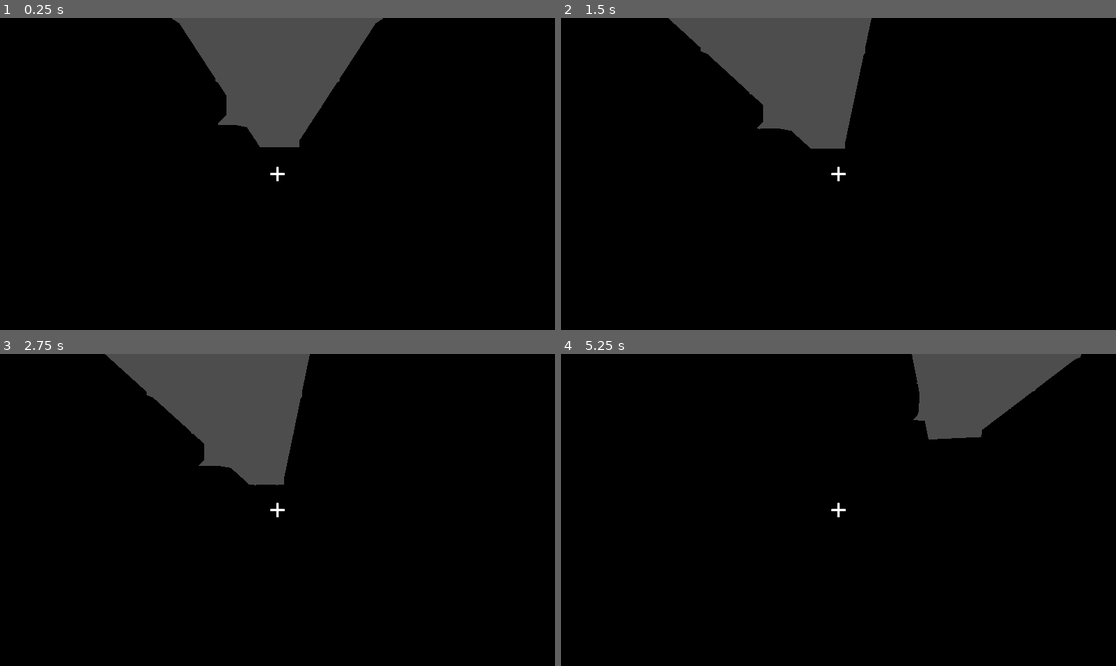
Above: before the commit, frames 1-4 (two rows, left to right).
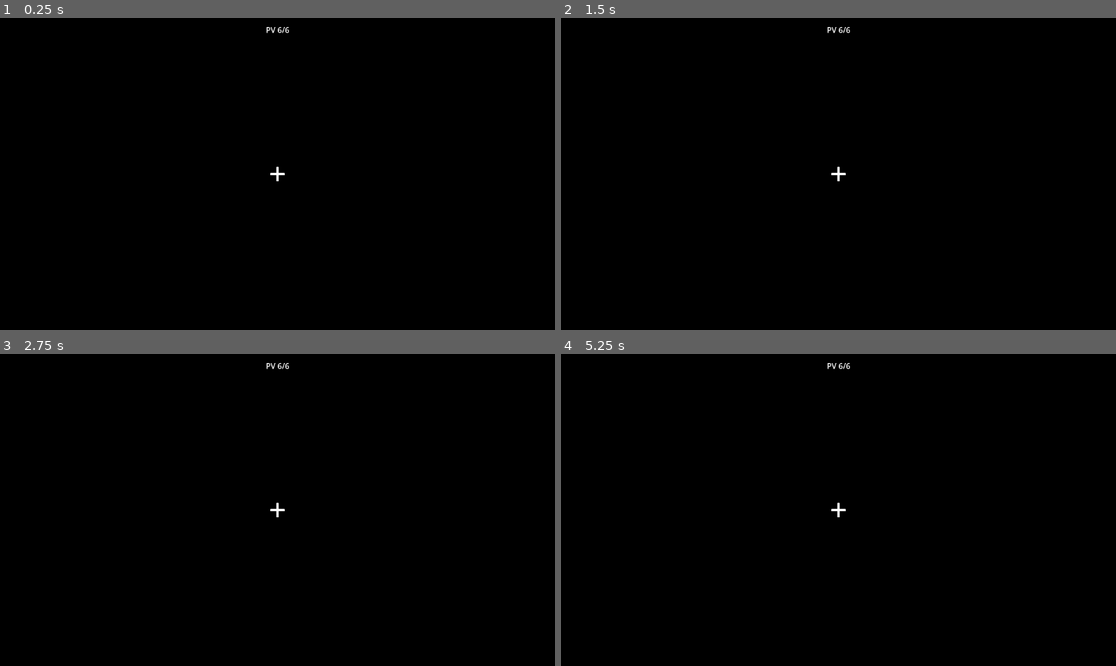
Above: after the commit, the same moments.

Repository: shionn/DungeonsOfWhisperia
Game: Godot game, scene res://World.tscn
Same seed, same stepped clock (60 frames per second), same inputs: the game is played once before the commit and once after it.
Inputs (mouse positions are in pixels of both pictures, inside the frame that each line leads up to):
- Up to frame 1 (0.25 s): no input
- Up to frame 2 (1.5 s): tap Enter at 0.5 s; move the mouse to (866, 174) at 0.52 s; hold D (move_right) 0.53-1.28 s; click (866, 174) at 0.6 s; tap Space at 1.25 s; move the mouse to (810, 174) at 1.27 s; hold S (move_back) from 1.28 s (still down); click (810, 174) at 1.35 s
- Up to frame 3 (2.75 s): move the mouse to (288, 503) at 2.02 s; release S (move_back) at 2.03 s; hold D (move_right) from 2.03 s (still down); tap W (move_front) at 2.1 s; click (288, 503) at 2.3 s
- Up to frame 4 (5.25 s): move the mouse to (832, 516) at 2.77 s; click (832, 516) at 2.85 s; move the mouse to (877, 513) at 3.52 s; release D (move_right) at 3.53 s; hold A (move_left) 3.53-5.03 s; click (877, 513) at 3.6 s; move the mouse to (794, 506) at 4.27 s; tap W (move_front) at 4.35 s; click (794, 506) at 4.55 s; move the mouse to (844, 510) at 5.02 s; hold S (move_back) from 5.03 s (still down); click (844, 510) at 5.1 s

The runs differ from the first frame. In frame 1, 9.1% of the frame differs, in the area x 31-69%, y 0-42%; in frame 2, 9.1%; in frame 3, 9.2%, in the area x 18-56%, y 0-43%; in frame 4, 5.3%.

Commit message:
Plein de petit truc

Diff:
--- a/Dungeon0.tscn
+++ b/Dungeon0.tscn
@@ -1,6 +1,5 @@
 [gd_scene format=3 uid="uid://biry1imi3i5lg"]
 
-[ext_resource type="PackedScene" uid="uid://ddvg2rw2bunm2" path="res://Player.tscn" id="1_3uggc"]
 [ext_resource type="PackedScene" uid="uid://bwsb5rrn4rx5v" path="res://assets/kaykit/dungeon/floor/large/floor_tile_large.gltf.glb" id="1_acsvp"]
 [ext_resource type="PackedScene" uid="uid://ckdwjb642168f" path="res://assets/kaykit/dungeon/floor/large/floor_dirt_large.gltf.glb" id="2_yxr20"]
 [ext_resource type="PackedScene" uid="uid://c2gmjs5iylgc4" path="res://assets/kaykit/dungeon/wall/corner/wall_corner.gltf.glb" id="3_aalsr"]
@@ -67,7 +66,23 @@
 
 [node name="Dungeon01" type="Node3D" unique_id=266448183]
 
-[node name="Player" parent="." unique_id=384338158 instance=ExtResource("1_3uggc")]
+[node name="Monster1" parent="." unique_id=706438754 instance=ExtResource("18_5ip2l")]
+transform = Transform3D(-4.371139e-08, 0, 1, 0, 1, 0, -1, 0, -4.371139e-08, 7, 0, -4)
+model_file = "res://fragment/monsters/SkeletonMinion1.json"
+
+[node name="Character" parent="Monster1" unique_id=1011250144 instance=ExtResource("4_5ip2l")]
+
+[node name="Monster2" parent="." unique_id=59902776 instance=ExtResource("18_5ip2l")]
+transform = Transform3D(-1, 0, -8.742278e-08, 0, 1, 0, 8.742278e-08, 0, -1, 16, 0, 13)
+model_file = "res://fragment/monsters/SkeletonMinion1.json"
+
+[node name="Character" parent="Monster2" unique_id=1902064679 instance=ExtResource("4_5ip2l")]
+
+[node name="bed_floor_gltf" parent="." unique_id=1308285772 instance=ExtResource("13_aalsr")]
+transform = Transform3D(1, 0, 0, 0, 1, 0, 0, 0, 1, 16.6, 0, 16.2)
+
+[node name="bed_floor_gltf2" parent="." unique_id=752020397 instance=ExtResource("13_aalsr")]
+transform = Transform3D(-4.371139e-08, 0, 1, 0, 1, 0, -1, 0, -4.371139e-08, 0.20000029, 0, 20.500002)
 
 [node name="walls" type="Node3D" parent="." unique_id=1311694527]
 transform = Transform3D(1, 0, 0, 0, 1, 0, 0, 0, 1, -2, 0, -2)
@@ -401,7 +416,6 @@
 
 [node name="roof" type="Node3D" parent="." unique_id=2031388596]
 transform = Transform3D(1, 0, 0, 0, 1, 0, 0, 0, 1, -2, 0, -2)
-visible = false
 
 [node name="floor_dirt_large_gltf5" parent="roof" unique_id=2071692895 instance=ExtResource("2_yxr20")]
 transform = Transform3D(1, 0, 0, 0, -1, -8.742278e-08, 0, 8.742278e-08, -1, 2, 4, 2)
@@ -534,12 +548,6 @@
 
 [node name="floor_dirt_large_gltf21" parent="roof" unique_id=295952285 instance=ExtResource("2_yxr20")]
 transform = Transform3D(1, 0, 0, 0, -1, -8.742278e-08, 0, 8.742278e-08, -1, 18, 3.999999, -14)
-
-[node name="bed_floor_gltf" parent="." unique_id=1308285772 instance=ExtResource("13_aalsr")]
-transform = Transform3D(1, 0, 0, 0, 1, 0, 0, 0, 1, 16.6, 0, 16.2)
-
-[node name="bed_floor_gltf2" parent="." unique_id=752020397 instance=ExtResource("13_aalsr")]
-transform = Transform3D(-4.371139e-08, 0, 1, 0, 1, 0, -1, 0, -4.371139e-08, 0.20000029, 0, 20.500002)
 
 [node name="Navigation" type="Node3D" parent="." unique_id=2062026590]
 
@@ -610,15 +618,3 @@
 [node name="NavigationRegion3D16" type="NavigationRegion3D" parent="Navigation" unique_id=442398111]
 transform = Transform3D(1, 0, 0, 0, 1, 0, 0, 0, 1, 26, 0.1, -4)
 navigation_mesh = SubResource("NavigationMesh_ehcb8")
-
-[node name="Monster1" parent="." unique_id=706438754 instance=ExtResource("18_5ip2l")]
-transform = Transform3D(-4.371139e-08, 0, 1, 0, 1, 0, -1, 0, -4.371139e-08, 7, 0, -4)
-model_file = "res://fragment/monsters/SkeletonMinion1.json"
-
-[node name="Character" parent="Monster1" unique_id=1011250144 instance=ExtResource("4_5ip2l")]
-
-[node name="Monster2" parent="." unique_id=59902776 instance=ExtResource("18_5ip2l")]
-transform = Transform3D(-1, 0, -8.742278e-08, 0, 1, 0, 8.742278e-08, 0, -1, 16, 0, 13)
-model_file = "res://fragment/monsters/SkeletonMinion1.json"
-
-[node name="Character" parent="Monster2" unique_id=1902064679 instance=ExtResource("4_5ip2l")]
--- a/PlayerG.gd
+++ b/PlayerG.gd
@@ -15,6 +15,9 @@
 var _state : State = State.MOVE
 var _dices = Dices.new()
 var _attacked_monster : Monster
+
+var pv = 6
+var maxpv = 6
 
 func _ready() -> void:
 	$"Rogue_Hooded/Rig/Skeleton3D/handslot_r/Throwable".hide()
--- a/World.tscn
+++ b/World.tscn
@@ -3,9 +3,12 @@
 [ext_resource type="Script" uid="uid://cudoi1kpvpwh0" path="res://GameInit.gd" id="1_bcbcq"]
 [ext_resource type="PackedScene" uid="uid://biry1imi3i5lg" path="res://Dungeon0.tscn" id="1_c6gwx"]
 [ext_resource type="PackedScene" uid="uid://dpbieqlycbivt" path="res://gui/Gui.tscn" id="2_2dftf"]
+[ext_resource type="PackedScene" uid="uid://ddvg2rw2bunm2" path="res://Player.tscn" id="2_js7pq"]
 
 [node name="World" type="Node3D" unique_id=1017407997]
 script = ExtResource("1_bcbcq")
+
+[node name="Player" parent="." unique_id=384338158 instance=ExtResource("2_js7pq")]
 
 [node name="Dungeon01" parent="." unique_id=266448183 instance=ExtResource("1_c6gwx")]
 
--- a/fragment/monsters/Monster.gd
+++ b/fragment/monsters/Monster.gd
@@ -3,11 +3,11 @@
 
 enum State { IDLE, CHASE, ATTACK, ATTACKING, HIT, DEATH }
 
-@onready var _player = $"../Player" as PlayerG
+@onready var _player = $/root/World/Player as PlayerG
 @onready var _animation = $"Character/AnimationPlayer" as AnimationPlayer
 @onready var _navigation_agent: NavigationAgent3D = $NavigationAgent3D
 @onready var _animationTimer = $AnimationTimer as Timer
-@onready var _gcdTimer = $GcdTimer as Timer
+#@onready var _gcdTimer = $GcdTimer as Timer
 
 @export_file("*.json") var model_file
 
@@ -17,7 +17,6 @@
 
 var _model : MonsterModel
 var _dices : Dices = Dices.new()
-var _on_gcd : bool = false
 var state : State = State.IDLE
 
 func _ready() -> void:
@@ -29,7 +28,6 @@
 func _physics_process(_delta: float) -> void:
 	if _see_player() :
 		_navigation_agent.set_target_position(_player.global_position)
-
 	match state:
 		State.CHASE:
 			var start = global_position
@@ -42,19 +40,24 @@
 			else :
 				_move_to_player()
 		State.ATTACK:
-			_look_player()
-			if not _on_gcd :
-				var atk : MonsterModelAtk = _model.getAtk()
-				if atk :
-					atk.start()
-					_animation.play(atk.animation)
-					_animationTimer.start(_animation.get_animation(atk.animation).length)
-					_gcdTimer.start(_model.global_cold_down)
-					_on_gcd = true
-					state = State.ATTACKING
+			if _model.startAtk() :
+				state = State.ATTACKING
 			else :
 				state = State.IDLE
 			velocity = Vector3.ZERO
+
+			#if not _on_gcd :
+			#	var atk : MonsterModelAtk = _model.getAtk()
+			#	if atk :
+			#		atk.start()
+			#		_animation.play(atk.animation)
+			#		_animationTimer.start(_animation.get_animation(atk.animation).length)
+			#		_gcdTimer.start(_model.global_cold_down)
+			#		_on_gcd = true
+			#		state = State.ATTACKING
+			#else :
+			#	state = State.IDLE
+			#velocity = Vector3.ZERO
 		State.ATTACKING:
 			_look_player()
 			velocity = Vector3.ZERO
@@ -111,7 +114,7 @@
 		else :
 			_animation.play("Death_A")
 			_animationTimer.start(_animation.get_animation("Death_A").length)
-			$CollisionShape3D.rotation.z=deg_to_rad(-90)
+			# $CollisionShape3D.rotation.z=deg_to_rad(-90) # ca marche pas
 			state = State.DEATH
 	else :
 		_look_player()
@@ -121,14 +124,15 @@
 	match state:
 		State.DEATH :
 			self.collision_layer = 256
-		State.ATTACKING : state = State.CHASE
+		State.ATTACKING :
+			state = State.CHASE
 		State.HIT:
 			_look_player()
 			state = State.CHASE
 		_:
 			state = State.IDLE
 
-func _on_gcd_timer_timeout() -> void:
-	if state != State.DEATH :
-		state = State.CHASE
-		_on_gcd = false
+#func _on_gcd_timer_timeout() -> void:
+#	if state != State.DEATH :
+#		state = State.CHASE
+		#_on_gcd = false
--- a/fragment/monsters/MonsterModel.gd
+++ b/fragment/monsters/MonsterModel.gd
@@ -7,7 +7,12 @@
 var pv: int
 var global_cold_down: float
 
+var _g : Monster
+var _gcdTimer : Timer = Timer.new()
+var _on_gcd = false
 var _random = RandomNumberGenerator.new()
+
+#signal gcd_end()
 
 func _init(model_file, g:Monster):
 	var file = FileAccess.open(model_file, FileAccess.READ)
@@ -20,8 +25,33 @@
 		atks.append(MonsterModelAtk.new(jsonAtk, g))
 	file.close()
 
+	_g = g
+	_gcdTimer.one_shot = true
+	_gcdTimer.timeout.connect(self._on_gcd_timer_timeout)
+	g.add_child(_gcdTimer)
+
+func startAtk() -> bool:
+	if _on_gcd : return false
+	var atk = getAtk()
+	if atk :
+		atk.start()
+		_g._animation.play(atk.animation)
+		_g._animationTimer.start(_g._animation.get_animation(atk.animation).length)
+		_gcdTimer.start(self.global_cold_down)
+		_on_gcd = true
+		return true
+	return false
+
+
 func getAtk() -> MonsterModelAtk :
 	var _atk = atks[_random.randi_range(0,atks.size()-1)]
 	if not _atk.on_cold_down:
 		return _atk
 	return null
+
+func _on_gcd_timer_timeout() -> void:
+	_on_gcd = false
+
+
+func _on_atk_timer_timeout() -> void:
+	pass
--- a/gui/Gui.tscn
+++ b/gui/Gui.tscn
@@ -4,6 +4,7 @@
 [ext_resource type="Script" uid="uid://d2auu0tiunlbj" path="res://gui/CenterCursor.gd" id="2_5kbtw"]
 [ext_resource type="Texture2D" uid="uid://tem7p5u78uq0" path="res://assets/kenney/cursor-pack/tool_sword_a.png" id="3_oe2qn"]
 [ext_resource type="Texture2D" uid="uid://va0lo41y8273" path="res://assets/kenney/cursor-pack/zoom.png" id="4_5hgfq"]
+[ext_resource type="Script" uid="uid://fc4p1gee0wmr" path="res://gui/Stat.gd" id="5_7lsbh"]
 
 [node name="Gui" type="Control" unique_id=679884730]
 layout_mode = 3
@@ -73,3 +74,28 @@
 grow_horizontal = 2
 grow_vertical = 2
 texture = ExtResource("4_5hgfq")
+
+[node name="Stat" type="Control" parent="." unique_id=312672475]
+layout_mode = 1
+anchors_preset = 5
+anchor_left = 0.5
+anchor_right = 0.5
+offset_left = -20.0
+offset_right = 20.0
+offset_bottom = 40.0
+grow_horizontal = 2
+script = ExtResource("5_7lsbh")
+
+[node name="MarginContainer" type="MarginContainer" parent="Stat" unique_id=1990197417]
+layout_mode = 1
+anchors_preset = 5
+anchor_left = 0.5
+anchor_right = 0.5
+offset_left = -20.0
+offset_right = 20.0
+offset_bottom = 40.0
+grow_horizontal = 2
+theme_override_constants/margin_top = 10
+
+[node name="Label" type="Label" parent="Stat/MarginContainer" unique_id=1617087483]
+layout_mode = 2
--- /dev/null
+++ b/gui/Stat.gd
@@ -0,0 +1,8 @@
+extends Control
+
+@onready var _label = $MarginContainer/Label as Label
+@onready var _player = $/root/World/Player as PlayerG
+
+
+func _physics_process(_delta: float) -> void:
+	_label.text = "PV "+str(_player.pv) +"/"+str(_player.maxpv)
Not shown, added: gui/Stat.gd.uid
